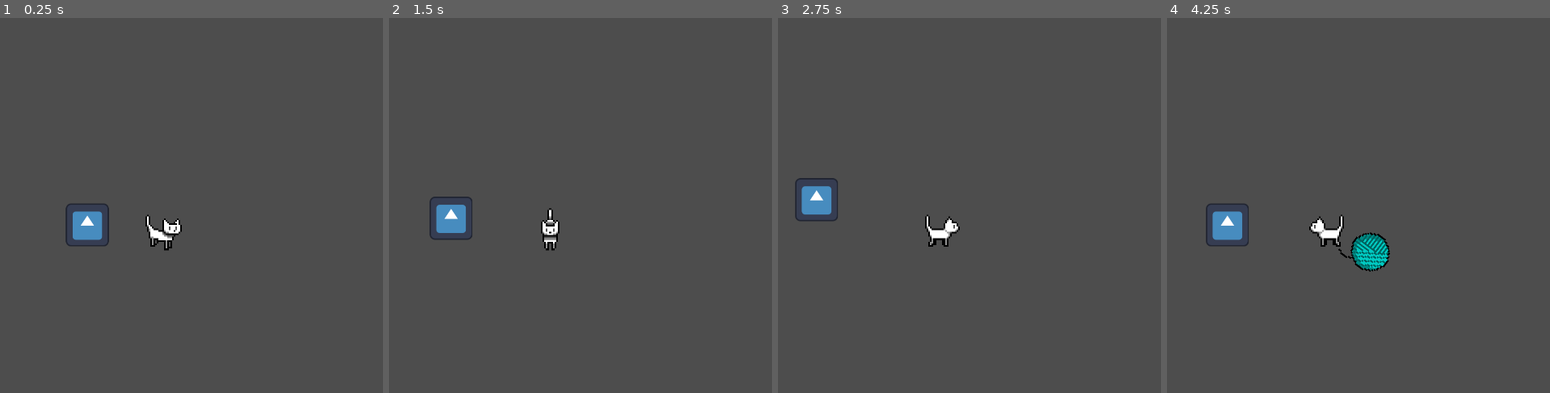
Above: before the commit, frames 1-4 (left to right).
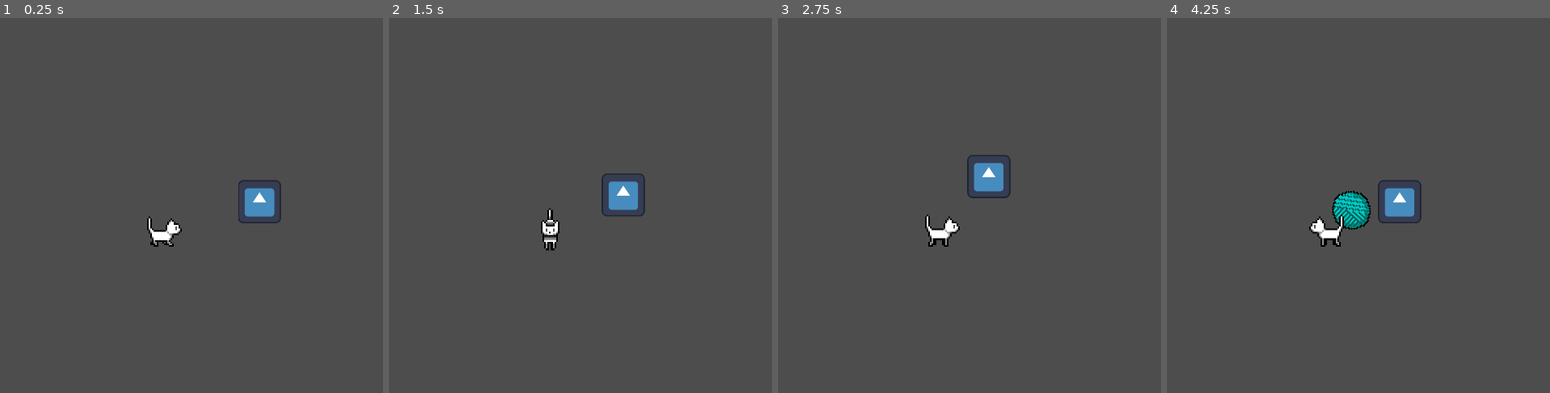
Above: after the commit, the same moments.

Repository: Liska2525/meow
Game: Godot game, scene res://main.tscn
The game is run twice, just before and just after one commit, with the same random seed, the same clock (stepped at 60 frames per second) and the same inputs. The engine's default icon, where the game draws it, is replaced by a stand-in: a white triangle on a blue panel in a dark square.
Inputs:
- Up to frame 1 (0.25 s): no input
- Up to frame 2 (1.5 s): tap Enter at 0.5 s; hold Right (move_right) 0.53-1.28 s; hold Down (move_down) from 1.28 s (still down)
- Up to frame 3 (2.75 s): release Down (move_down) at 2.03 s; hold Right (move_right) from 2.03 s (still down)
- Up to frame 4 (4.25 s): release Right (move_right) at 2.78 s; hold Up (move_up) 2.78-3.53 s; hold Left (move_left) from 3.53 s (still down)

The runs differ from the first frame. In frame 1, 1.8% of the frame differs, in the area x 17-74%, y 43-63%; in frame 2, 1.5%; in frame 3, 1.6%; in frame 4, 3.2%, in the area x 10-67%, y 43-68%.

Commit message:
added claws

Diff:
--- a/Scenes/wool.tscn
+++ b/Scenes/wool.tscn
@@ -1,27 +1,27 @@
 [gd_scene load_steps=4 format=3 uid="uid://rlk8l6xjutye"]
 
 [ext_resource type="Texture2D" uid="uid://b42brccoojqi" path="res://Assets/Attacks/wool.png" id="1_1bmxr"]
+[ext_resource type="Script" uid="uid://dpt1be6660tvf" path="res://Scripts/wool.gd" id="1_cytun"]
 
-[sub_resource type="Curve2D" id="Curve2D_mfiaf"]
-
-[sub_resource type="CircleShape2D" id="CircleShape2D_ks231"]
+[sub_resource type="CircleShape2D" id="CircleShape2D_u5edf"]
 radius = 60.0333
 
-[node name="Wool" type="Path2D" groups=["Attacks"]]
-curve = SubResource("Curve2D_mfiaf")
+[node name="Wool" type="Node2D"]
+script = ExtResource("1_cytun")
 
-[node name="PathFollow2D" type="PathFollow2D" parent="."]
-loop = false
-
-[node name="Wool" type="Node2D" parent="PathFollow2D"]
-
-[node name="Sprite2D" type="Sprite2D" parent="PathFollow2D/Wool"]
+[node name="Sprite2D" type="Sprite2D" parent="."]
 texture_filter = 1
 position = Vector2(-9, 7)
 scale = Vector2(5, 5)
 texture = ExtResource("1_1bmxr")
 
-[node name="Area2D" type="Area2D" parent="PathFollow2D/Wool"]
+[node name="Area2D" type="Area2D" parent="."]
 
-[node name="CollisionShape2D" type="CollisionShape2D" parent="PathFollow2D/Wool/Area2D"]
-shape = SubResource("CircleShape2D_ks231")
+[node name="CollisionShape2D" type="CollisionShape2D" parent="Area2D"]
+shape = SubResource("CircleShape2D_u5edf")
+
+[node name="TTL" type="Timer" parent="."]
+wait_time = 8.0
+one_shot = true
+
+[connection signal="timeout" from="TTL" to="." method="_on_ttl_timeout"]
--- a/Scripts/cat.gd
+++ b/Scripts/cat.gd
@@ -2,7 +2,7 @@
 
 @export var speed = 100
 
-var looking = Vector2.ZERO
+var looking = "right"
 
 func _process(delta):
 	var velocity = Vector2.ZERO # The player's movement vector.
--- /dev/null
+++ b/Scripts/claws.gd
@@ -0,0 +1,33 @@
+extends Node2D
+
+var looking
+
+func _ready() -> void:
+	self.visible = false
+
+func _on_spawn_timer_timeout() -> void:
+	looking = get_parent().looking
+	match looking:
+		"right":
+			self.rotation = 0
+		"rightdown":
+			self.rotation = 1/4.0 * PI
+		"down":
+			self.rotation = 1/2.0 * PI
+		"leftdown":
+			self.rotation = 3/4.0 * PI
+		"left":
+			self.rotation = PI
+		"leftup":
+			self.rotation = 5/4.0 * PI
+		"up":
+			self.rotation = 3/2.0 * PI
+		"rightup":
+			self.rotation = 7/4.0 * PI
+	self.visible = true
+	$AnimatedSprite2D.play()
+
+func _physics_process(delta: float) -> void:
+	if $AnimatedSprite2D.frame == 7:
+		self.visible = false
+		$AnimatedSprite2D.stop()
--- a/Scripts/wool.gd
+++ b/Scripts/wool.gd
@@ -1,20 +1,17 @@
 extends Node2D
 
-var wool = preload("res://Scenes/wool.tscn")
-@export var attackrange = 100
 @export var speed = 100
 
-func _on_spawn_timer_timeout() -> void:
-	var instance = wool.instantiate()
-	instance.curve.add_point(Vector2(1,1).rotated(randf_range(0,6.28)).normalized() * attackrange)
-	instance.curve.add_point(get_parent().get_parent().global_position)
-	instance.get_child(0).loop = false
-	add_child(instance)
+var destination
+
+func _ready() -> void:
+	self.global_position = get_parent().get_parent().get_parent().get_node("Cat").position
+	destination = Vector2(randf_range(-1,1),randf_range(-1,1)).normalized()
+	$TTL.start()
 
 func _physics_process(delta: float) -> void:
-	for child in self.get_children():
-		if child.is_in_group("Attacks"):
-			if child.get_node("PathFollow2D").progress_ratio == 1:
-				child.queue_free()
-			else:
-				child.get_node("PathFollow2D").progress += speed * delta
+	self.position += destination * speed * delta
+	self.rotation += PI/100 * speed * delta
+
+func _on_ttl_timeout() -> void:
+	self.queue_free()
--- /dev/null
+++ b/Scripts/woolspawner.gd
@@ -0,0 +1,8 @@
+extends Node2D
+
+var wool = preload("res://Scenes/wool.tscn")
+
+
+func _on_spawn_timer_timeout() -> void:
+	var instance = wool.instantiate()
+	add_child(instance)
--- a/main.tscn
+++ b/main.tscn
@@ -1,17 +1,73 @@
-[gd_scene load_steps=6 format=3 uid="uid://weslxv1dhgyw"]
+[gd_scene load_steps=18 format=3 uid="uid://weslxv1dhgyw"]
 
-[ext_resource type="Script" path="res://Scripts/cat.gd" id="1_gi6gy"]
+[ext_resource type="Script" uid="uid://df3aiqh4kfkkn" path="res://Scripts/cat.gd" id="1_gi6gy"]
 [ext_resource type="SpriteFrames" uid="uid://te1fyn3motjs" path="res://Assets/Animations/gameboy1.tres" id="2_rgm8j"]
-[ext_resource type="Script" path="res://Scripts/wool.gd" id="3_8qimd"]
+[ext_resource type="Script" uid="uid://cve7qr218uar1" path="res://Scripts/woolspawner.gd" id="3_8qimd"]
 [ext_resource type="Texture2D" uid="uid://bgspmh52n3blj" path="res://icon.svg" id="3_0810q"]
+[ext_resource type="Script" uid="uid://b3pf2dftvbcqx" path="res://Scripts/claws.gd" id="4_ycdy4"]
+[ext_resource type="Texture2D" uid="uid://dmqru7dglflb2" path="res://Assets/Attacks/Claws/CS001.png" id="5_w48qg"]
+[ext_resource type="Texture2D" uid="uid://b3nqqyxsrahtw" path="res://Assets/Attacks/Claws/CS002.png" id="6_vivmo"]
+[ext_resource type="Texture2D" uid="uid://i427uh83i53q" path="res://Assets/Attacks/Claws/CS003.png" id="7_2cqfq"]
+[ext_resource type="Texture2D" uid="uid://bacej4w6ri6it" path="res://Assets/Attacks/Claws/CS004.png" id="8_yaehf"]
+[ext_resource type="Texture2D" uid="uid://doevp8w07jddp" path="res://Assets/Attacks/Claws/CS005.png" id="9_074og"]
+[ext_resource type="Texture2D" uid="uid://csy5h4nliht" path="res://Assets/Attacks/Claws/CS006.png" id="10_cegan"]
+[ext_resource type="Texture2D" uid="uid://0mc0y0r31x8w" path="res://Assets/Attacks/Claws/CS007.png" id="11_82xsv"]
+[ext_resource type="Texture2D" uid="uid://de3o4nicq6seh" path="res://Assets/Attacks/Claws/CS008.png" id="12_getpj"]
 
 [sub_resource type="CircleShape2D" id="CircleShape2D_bhwr1"]
 radius = 48.0104
 
+[sub_resource type="SpriteFrames" id="SpriteFrames_ryguw"]
+animations = [{
+"frames": [{
+"duration": 1.0,
+"texture": ExtResource("5_w48qg")
+}, {
+"duration": 1.0,
+"texture": ExtResource("6_vivmo")
+}, {
+"duration": 1.0,
+"texture": ExtResource("7_2cqfq")
+}, {
+"duration": 1.0,
+"texture": ExtResource("8_yaehf")
+}, {
+"duration": 1.0,
+"texture": ExtResource("9_074og")
+}, {
+"duration": 1.0,
+"texture": ExtResource("10_cegan")
+}, {
+"duration": 1.0,
+"texture": ExtResource("11_82xsv")
+}, {
+"duration": 1.0,
+"texture": ExtResource("12_getpj")
+}],
+"loop": true,
+"name": &"default",
+"speed": 30.0
+}]
+
+[sub_resource type="RectangleShape2D" id="RectangleShape2D_ycdy4"]
+size = Vector2(128.456, 244.931)
+
+[sub_resource type="RectangleShape2D" id="RectangleShape2D_w48qg"]
+size = Vector2(1932, 1280)
+
 [node name="Main" type="Node2D"]
 
+[node name="Attacks" type="Node2D" parent="."]
+
+[node name="Wool" type="Node2D" parent="Attacks"]
+script = ExtResource("3_8qimd")
+
+[node name="SpawnTimer" type="Timer" parent="Attacks/Wool"]
+wait_time = 3.0
+autostart = true
+
 [node name="Cat" type="Node2D" parent="."]
-position = Vector2(900, 700)
+position = Vector2(300, 300)
 script = ExtResource("1_gi6gy")
 
 [node name="CharacterBody2D" type="CharacterBody2D" parent="Cat"]
@@ -23,27 +79,48 @@
 texture_filter = 1
 scale = Vector2(5, 5)
 sprite_frames = ExtResource("2_rgm8j")
-animation = &"sitrightdown"
-frame_progress = 0.533638
+animation = &"right"
 
 [node name="Camera2D" type="Camera2D" parent="Cat"]
 
 [node name="SitTimer" type="Timer" parent="Cat"]
 one_shot = true
 
-[node name="Attacks" type="Node2D" parent="Cat"]
+[node name="Claws" type="Node2D" parent="Cat"]
+script = ExtResource("4_ycdy4")
 
-[node name="Wool" type="Node2D" parent="Cat/Attacks"]
-script = ExtResource("3_8qimd")
-attackrange = 30
-
-[node name="SpawnTimer" type="Timer" parent="Cat/Attacks/Wool"]
+[node name="SpawnTimer" type="Timer" parent="Cat/Claws"]
 wait_time = 3.0
 autostart = true
 
+[node name="AnimatedSprite2D" type="AnimatedSprite2D" parent="Cat/Claws"]
+modulate = Color(0, 0, 0, 1)
+texture_filter = 1
+position = Vector2(76, -1)
+rotation = -0.981979
+scale = Vector2(5, 5)
+sprite_frames = SubResource("SpriteFrames_ryguw")
+frame = 2
+frame_progress = 0.723546
+
+[node name="Area2D" type="Area2D" parent="Cat/Claws"]
+
+[node name="CollisionShape2D" type="CollisionShape2D" parent="Cat/Claws/Area2D"]
+position = Vector2(90.2247, 13.2159)
+shape = SubResource("RectangleShape2D_ycdy4")
+
+[node name="Meow" type="Node2D" parent="Cat"]
+
+[node name="Area2D" type="Area2D" parent="Cat/Meow"]
+
+[node name="CollisionShape2D" type="CollisionShape2D" parent="Cat/Meow/Area2D"]
+position = Vector2(3, 0)
+shape = SubResource("RectangleShape2D_w48qg")
+
 [node name="Sprite2D" type="Sprite2D" parent="."]
-position = Vector2(678, 675)
+position = Vector2(590, 206)
 texture = ExtResource("3_0810q")
 
+[connection signal="timeout" from="Attacks/Wool/SpawnTimer" to="Attacks/Wool" method="_on_spawn_timer_timeout"]
 [connection signal="timeout" from="Cat/SitTimer" to="Cat" method="_on_sit_timer_timeout"]
-[connection signal="timeout" from="Cat/Attacks/Wool/SpawnTimer" to="Cat/Attacks/Wool" method="_on_spawn_timer_timeout"]
+[connection signal="timeout" from="Cat/Claws/SpawnTimer" to="Cat/Claws" method="_on_spawn_timer_timeout"]
--- a/project.godot
+++ b/project.godot
@@ -12,12 +12,8 @@
 
 config/name="New Game Project"
 run/main_scene="res://main.tscn"
-config/features=PackedStringArray("4.3", "Forward Plus")
+config/features=PackedStringArray("4.4", "Forward Plus")
 config/icon="res://icon.svg"
-
-[autoload]
-
-Global="*res://Global.gd"
 
 [display]
 
Binary file added: Assets/Attacks/Claws/CS001.png
Not shown, added: Assets/Attacks/Claws/CS001.png.import
Binary file added: Assets/Attacks/Claws/CS002.png
Not shown, added: Assets/Attacks/Claws/CS002.png.import
Binary file added: Assets/Attacks/Claws/CS003.png
Not shown, added: Assets/Attacks/Claws/CS003.png.import
Binary file added: Assets/Attacks/Claws/CS004.png
Not shown, added: Assets/Attacks/Claws/CS004.png.import
Binary file added: Assets/Attacks/Claws/CS005.png
Not shown, added: Assets/Attacks/Claws/CS005.png.import
Binary file added: Assets/Attacks/Claws/CS006.png
Not shown, added: Assets/Attacks/Claws/CS006.png.import
(and 12 more such lines)
